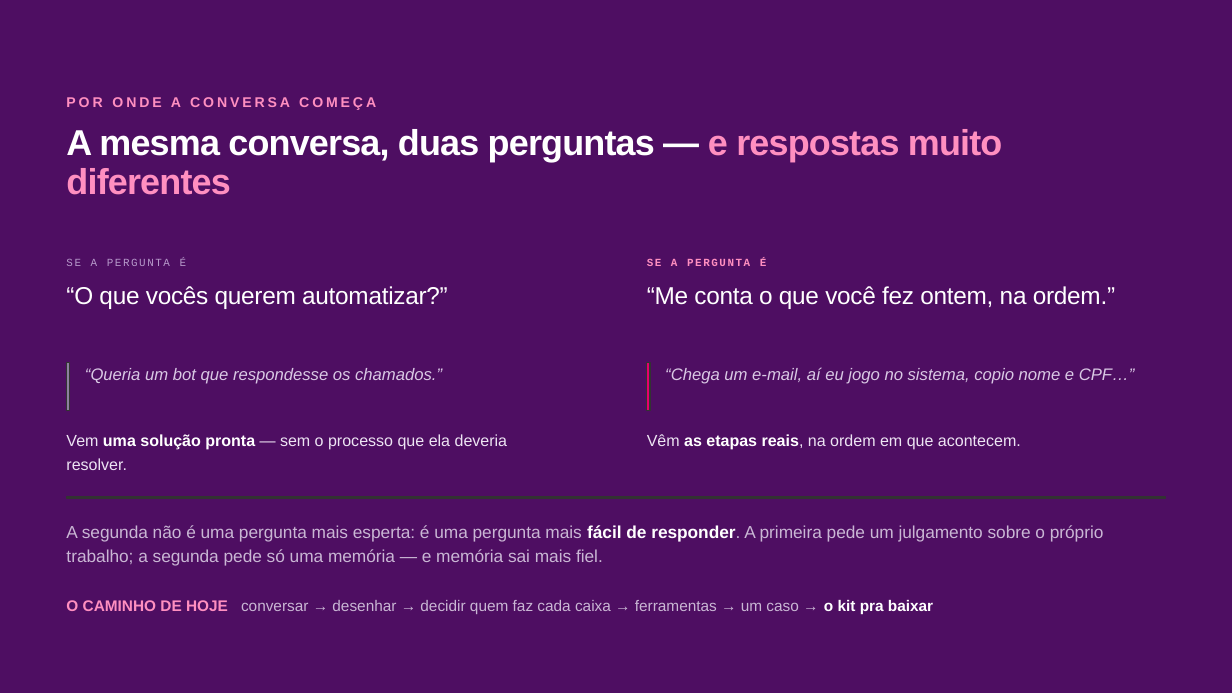
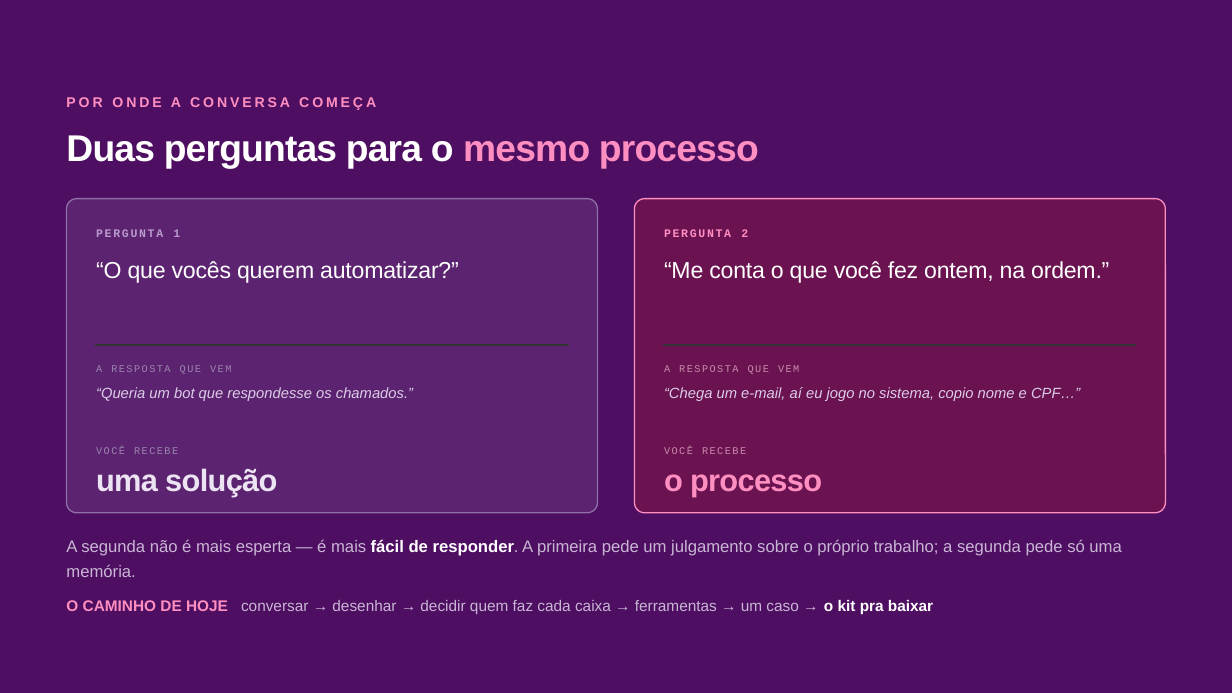
Before and after one commit to gabrcs/casamentos-app, a slide deck: slide 3 of talks/serasa-ia-automacao/deck.pptx. Drawn at 1232x693 pixels with LibreOffice and Linux fonts; fonts in the diff are those of the drawing. Boxes give left, top, right and bottom in pixels: in the first picture for what was removed or moved away, otherwise in the second. Text is boxed around its words. In the diff, an @@ line names an element or a change of style, - is before the commit and + after.

```diff
--- a/talks/serasa-ia-automacao/deck.pptx
+++ b/talks/serasa-ia-automacao/deck.pptx
@@ text at bbox=[66, 135, 759, 169]: text changed; size 28 to 29 pt @@
-A mesma conversa, duas perguntas — e respostas muito diferentes
+Duas perguntas para o mesmo processo
@@ rounded rectangle added at bbox=[67, 199, 598, 513], fill #5C2470, outline #8E6FA6 1 pt @@
@@ rounded rectangle added at bbox=[635, 199, 1166, 513], fill #6A1350, outline #FF8FC0 1 pt @@
@@ text at bbox=[96, 229, 180, 237]: text changed; size 8.5 to 9 pt; bold on @@
-SE A PERGUNTA É
+PERGUNTA 1
@@ text at bbox=[664, 229, 748, 237]: text changed; size 8.5 to 9 pt @@
-SE A PERGUNTA É
+PERGUNTA 2
@@ text "“O que vocês querem automatizar?”" at bbox=[96, 261, 459, 283]: size 19 to 18 pt; line spacing 25pt to 24pt @@
@@ text "“O que vocês querem automatizar?”": place and size @@
-text "“O que vocês querem automatizar?”" at bbox=[66, 286, 448, 309]
+text "“O que vocês querem automatizar?”" at bbox=[96, 261, 459, 283]
@@ text "“Me conta o que você ...": place and size @@
-text "“Me conta o que você ..." at bbox=[647, 286, 1115, 309]
+text "“Me conta o que você ..." at bbox=[664, 261, 1109, 283]
@@ text "“Me conta o que você ..." at bbox=[664, 261, 1109, 283]: size 19 to 18 pt; line spacing 25pt to 24pt @@
@@ rectangle added at bbox=[96, 345, 568, 346], fill #8E6FA6, outline #333333 1 pt @@
@@ rectangle added at bbox=[665, 345, 1137, 346], fill #C26A8A, outline #333333 1 pt @@
@@ rectangle removed at bbox=[67, 362, 70, 410] @@
@@ text "“Queria um bot que respondesse ..." at bbox=[96, 387, 413, 401]: size 13 to 11.5 pt, text colour #D9C8E4 to #DCCCE7; line spacing 18.5pt to 17pt @@
@@ text "“Queria um bot que respondesse ...": place and size @@
-text "“Queria um bot que respondesse ..." at bbox=[85, 368, 442, 384]
+text "“Queria um bot que respondesse ..." at bbox=[96, 387, 413, 401]
@@ text added at bbox=[96, 365, 231, 374], 8 pt, text #9B84AE @@
+A RESPOSTA QUE VEM
@@ rectangle removed at bbox=[647, 362, 651, 410] @@
@@ text "“Chega um e-mail, aí eu ...": place and size @@
-text "“Chega um e-mail, aí eu ..." at bbox=[665, 367, 1135, 384]
+text "“Chega um e-mail, aí eu ..." at bbox=[664, 387, 1080, 401]
@@ text "“Chega um e-mail, aí eu ..." at bbox=[664, 387, 1080, 401]: size 13 to 11.5 pt, text colour #D9C8E4 to #DCCCE7; line spacing 18.5pt to 17pt @@
@@ text added at bbox=[664, 365, 799, 374], 8 pt, text #C98BAC @@
+A RESPOSTA QUE VEM
@@ text added at bbox=[96, 447, 178, 454], 8 pt, text #9B84AE @@
+VOCÊ RECEBE
@@ text removed at bbox=[647, 434, 1021, 450] @@
-Vêm as etapas reais, na ordem em que acontecem.
@@ text added at bbox=[664, 447, 746, 454], 8 pt, text #C98BAC @@
+VOCÊ RECEBE
@@ text at bbox=[96, 468, 277, 497]: text changed; size 12.5 to 24 pt; bold on @@
-Vem uma solução pronta — sem o processo que ela deveria resolver.
+uma solução
@@ text added at bbox=[664, 474, 822, 497], 24 pt, text #FF8FC0, bold @@
+o processo
@@ rectangle removed at bbox=[67, 497, 1165, 498] @@
@@ text at bbox=[66, 539, 1121, 577]: text changed; size 13.5 to 13 pt @@
-A segunda não é uma pergunta mais esperta: é uma pergunta mais fácil de responder. A primeira pede um julgamento sobre o próprio trabalho; a segunda pede só uma memória — e memória sai mais fiel.
+A segunda não é mais esperta — é mais fácil de responder. A primeira pede um julgamento sobre o próprio trabalho; a segunda pede só uma memória.
```
Also in this commit, not shown: 3 other files.
